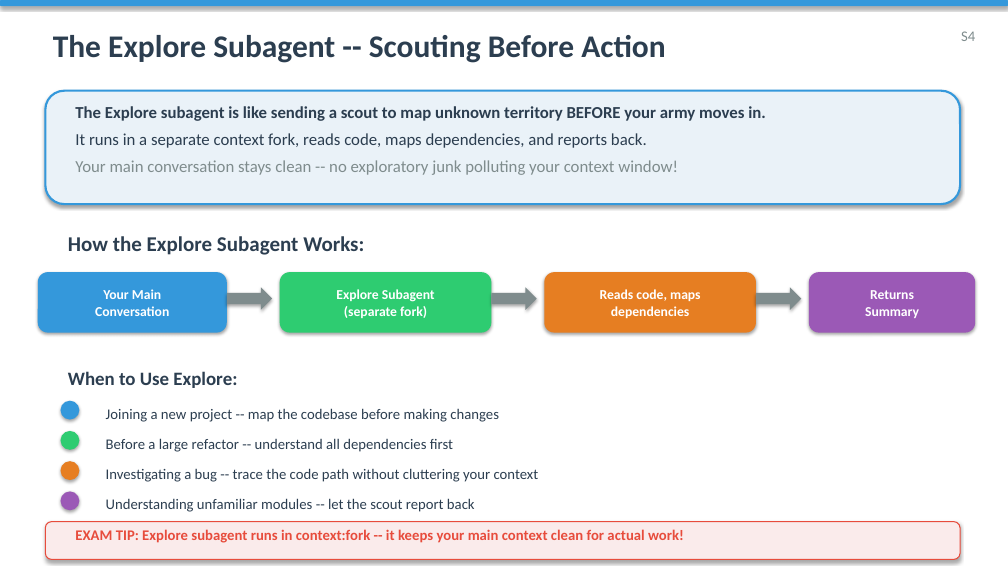
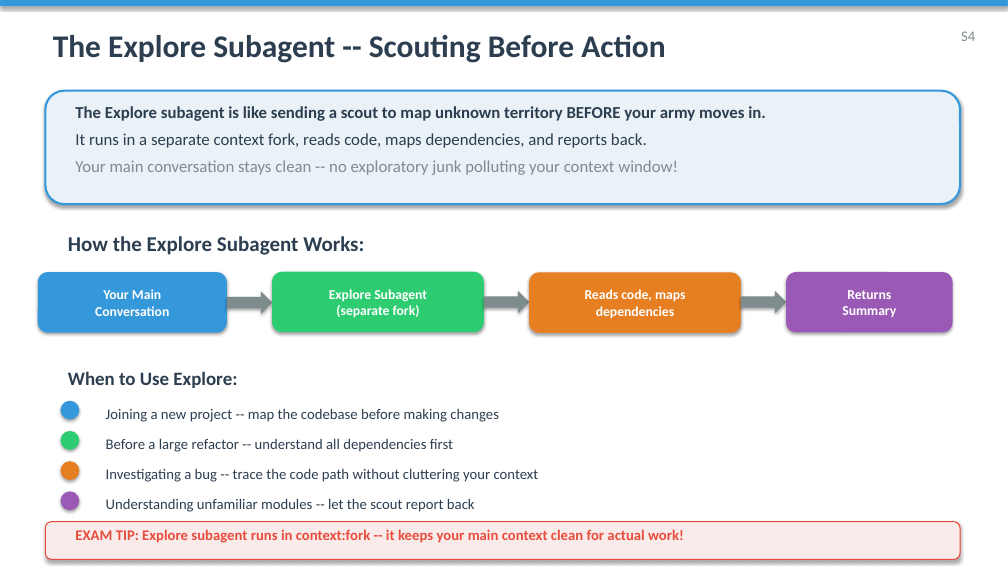
Before and after one commit to rsakate/cca-f, a slide deck: slide 18 of week-3/CCA-F_Module3_Claude_Code_Config_Workflows.pptx. Drawn at 1008x567 pixels with LibreOffice and Linux fonts; fonts in the diff are those of the drawing. Boxes give left, top, right and bottom in pixels: in the first picture for what was removed or moved away, otherwise in the second. Text is boxed around its words. In the diff, an @@ line names an element or a change of style, - is before the commit and + after.

```diff
--- a/week-3/CCA-F_Module3_Claude_Code_Config_Workflows.pptx
+++ b/week-3/CCA-F_Module3_Claude_Code_Config_Workflows.pptx
@@ right arrow: place and size @@
-right arrow at bbox=[227, 287, 272, 310]
+right arrow at bbox=[227, 291, 272, 314]
@@ rounded rectangle "Explore Subagent (separate fork)": place and size @@
-rounded rectangle "Explore Subagent (separate fork)" at bbox=[280, 272, 492, 333]
+rounded rectangle "Explore Subagent (separate fork)" at bbox=[272, 271, 484, 332]
@@ right arrow: place and size @@
-right arrow at bbox=[492, 287, 537, 310]
+right arrow at bbox=[484, 290, 529, 313]
@@ rounded rectangle "Reads code, maps dependencies": place and size @@
-rounded rectangle "Reads code, maps dependencies" at bbox=[544, 272, 756, 333]
+rounded rectangle "Reads code, maps dependencies" at bbox=[529, 272, 741, 333]
@@ right arrow: place and size @@
-right arrow at bbox=[756, 287, 802, 310]
+right arrow at bbox=[741, 290, 786, 313]
@@ rounded rectangle "Returns Summary": place and size @@
-rounded rectangle "Returns Summary" at bbox=[809, 272, 975, 333]
+rounded rectangle "Returns Summary" at bbox=[786, 272, 953, 333]
```
Also in this commit, not shown: 5 other slides changed.
